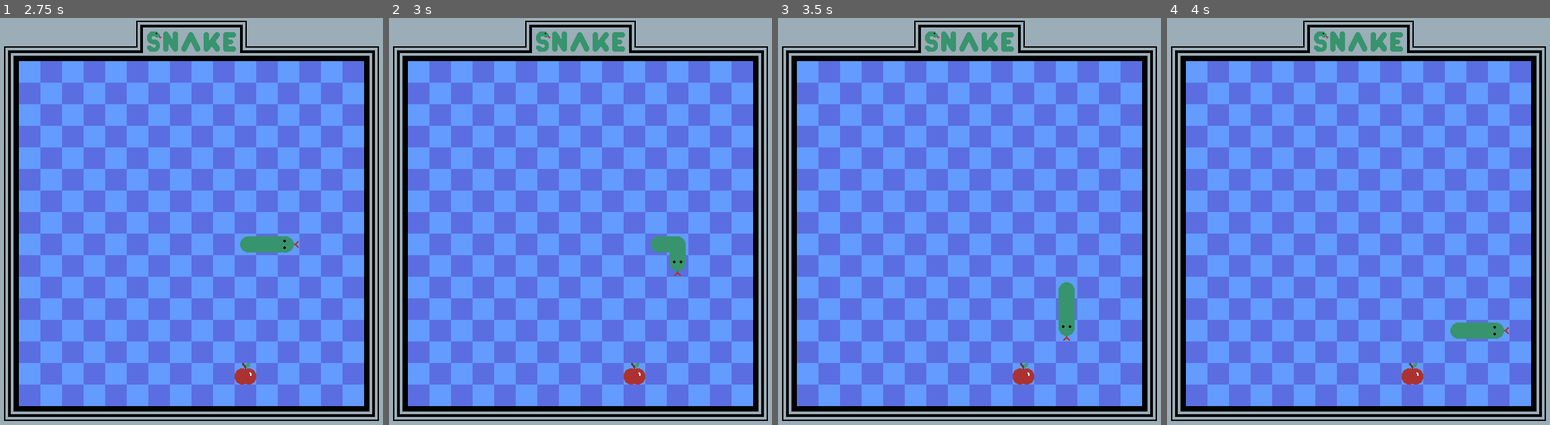
Above: before the commit, frames 1-4 (left to right).
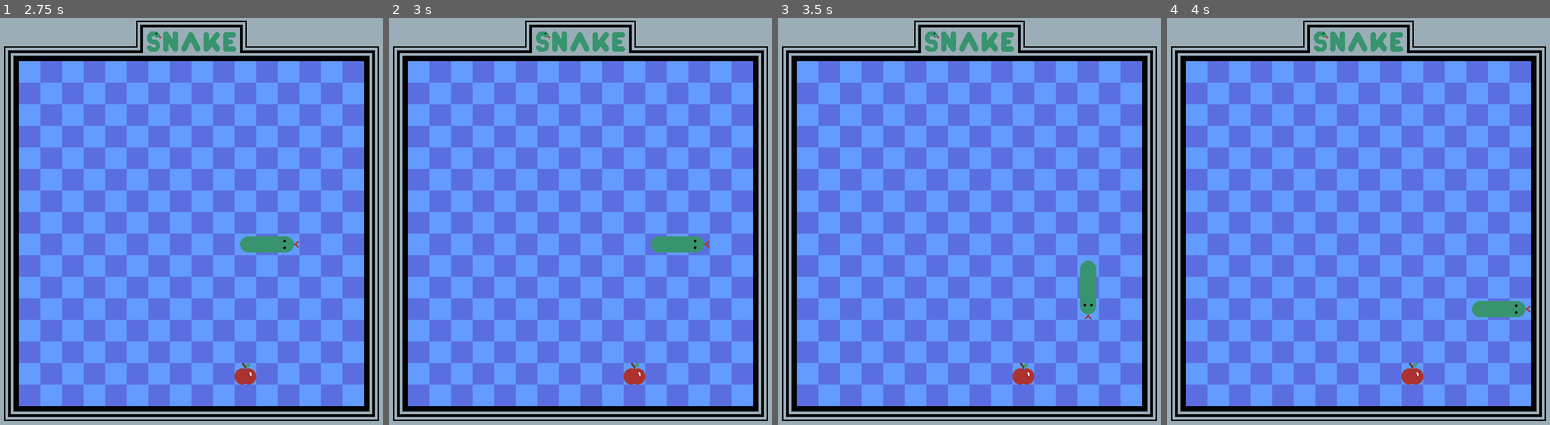
Above: after the commit, the same moments.

Repository: conor-wilson/snake
Game: Godot game, scene res://scenes/main.tscn
Two runs of this game, one before a commit and one after it. Both use one fixed random seed, a clock stepped at 60 frames per second and the inputs below.
Inputs:
- Up to frame 1 (2.75 s): click "START GAME" at 0.5 s; hold Right (move_right) 1.28-2 s; click "TRY AGAIN" at 2 s
- Up to frame 2 (3 s): hold Down (move_down) from 2.78 s (still down)
- Up to frame 3 (3.5 s): keep holding Down (move_down)
- Up to frame 4 (4 s): release Down (move_down) at 3.53 s; hold Right (move_right) from 3.53 s (still down)

Frame 1 is identical in both runs. In frame 2, 0.4% of the frame differs, in the area x 73-84%, y 53-64%; in frame 3, 1.1%, in the area x 73-84%, y 59-80%; in frame 4, 1.1%.

Commit message:
Added GameState enum

Diff:
--- a/scenes/main.gd
+++ b/scenes/main.gd
@@ -23,25 +23,17 @@
 	$HUD.show_in_game_hud()
 
 
-func _on_snake_pause():
-	print("PAUSING")
-
-
 func _on_player_input_esc():
 	$Snake.pause()
 
-
 func _on_player_input_up():
-	pass # Replace with function body.
-
+	$Snake.move_up()
 
 func _on_player_input_right():
-	pass # Replace with function body.
-
+	$Snake.move_right()
 
 func _on_player_input_down():
-	pass # Replace with function body.
-
+	$Snake.move_down()
 
 func _on_player_input_left():
-	pass # Replace with function body.
+	$Snake.move_left()
--- a/scenes/snake.gd
+++ b/scenes/snake.gd
@@ -2,7 +2,8 @@
 
 signal hit
 
-var play : bool
+enum GameState {PLAY, PAUSE, DEAD}
+var game_state : GameState
 
 var snakeTiles    : Array[SnakeTile] # The array of the snake's tiles
 var appleCoords   : Vector2i         # The coordinate of the apple tile
@@ -14,16 +15,16 @@
 
 # Called when the node enters the scene tree for the first time.
 func _ready():
-	play        = false
+	game_state  = GameState.DEAD
 	snakeTiles  = []
 	appleCoords = Vector2i(-1, -1)
 
 # TODO: descriptor
 func spawn_new_snake():
 
-	# Remove the old snake if it exists
+	# Reset game state
+	game_state = GameState.PLAY
 	clear_snake_and_apple()
-	play = true
 
 	# Set the snake and apple to their starting positions
 	direction     = Vector2.RIGHT
@@ -38,11 +39,11 @@
 
 # TODO: descriptor
 func pause():
-	play = false
+	game_state = GameState.PAUSE
 
 # TODO: descriptor
 func kill_snake():
-	play = false
+	game_state = GameState.DEAD
 
 
 ## ------------- Snake Rendering Functions ------------- ##
@@ -55,30 +56,26 @@
 
 ## ------------- Snake Movement Functions -------------- ##
 
-# Called every frame. 'delta' is the elapsed time since the previous frame.
-func _process(delta):
-	process_player_input()
+func move_up():
+	if game_state == GameState.PLAY && direction != Vector2.DOWN:
+		new_direction = Vector2.UP
 
-# TODO: Descriptor
-# TODO: This actually feels a little bit weird here. Might need to move this to a
-# different node exclusively for handling player inputs
-func process_player_input():
+func move_right():
+	if game_state == GameState.PLAY && direction != Vector2.LEFT:
+		new_direction = Vector2.RIGHT
 
-	# Player inputs during gameplay
-	if play:
-		if Input.is_action_pressed("move_up") && direction != Vector2.DOWN:
-			new_direction = Vector2.UP
-		if Input.is_action_pressed("move_right") && direction != Vector2.LEFT:
-			new_direction = Vector2.RIGHT
-		if Input.is_action_pressed("move_down") && direction != Vector2.UP:
-			new_direction = Vector2.DOWN
-		if Input.is_action_pressed("move_left") && direction != Vector2.RIGHT:
-			new_direction = Vector2.LEFT
+func move_down():
+	if game_state == GameState.PLAY && direction != Vector2.UP:
+		new_direction = Vector2.DOWN
+
+func move_left():
+	if game_state == GameState.PLAY && direction != Vector2.RIGHT:
+		new_direction = Vector2.LEFT
 
 # TODO: Descriptor
 # TODO: Maybe this should be moved to the main scene...
 func _on_ticker_timeout():
-	if play:
+	if game_state == GameState.PLAY:
 		direction = new_direction
 		moveSnake()
 
@@ -147,6 +144,7 @@
 	erase_cell(1, appleCoords)
 	appleCoords = Vector2i(-1,-1)
 
+
 ## --------------- Cell Setter Functions --------------- ##
 
 # TODO: Descriptor
